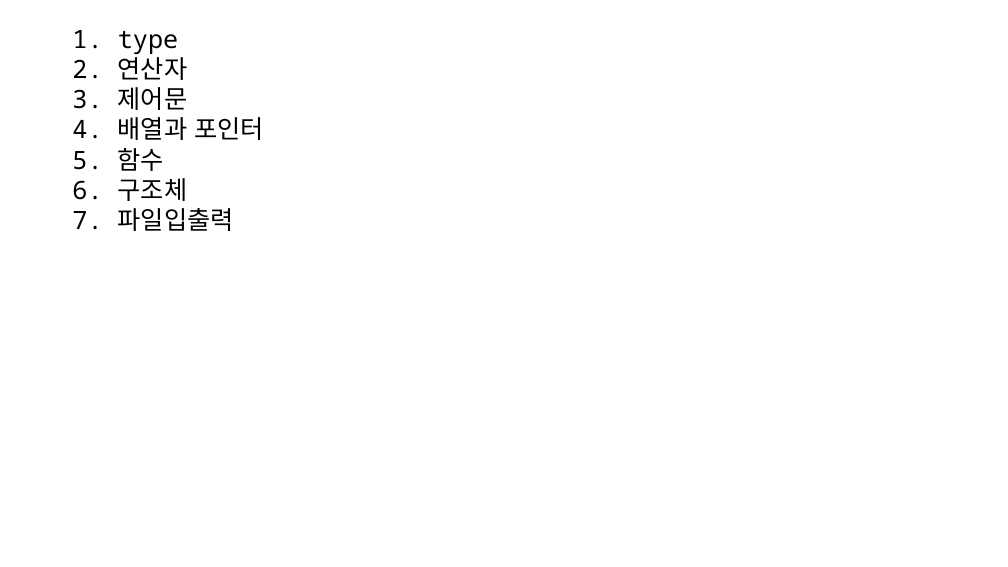
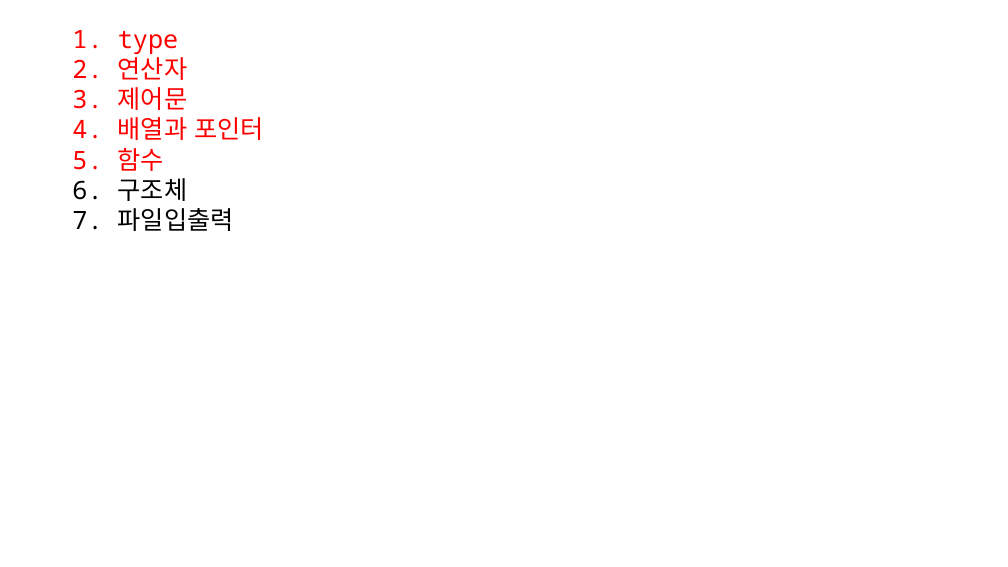
Before and after one commit to imguru-mooc/bootcamp1, a slide deck: slide 9 of 판서.pptx. Drawn at 1008x567 pixels with LibreOffice and Linux fonts; fonts in the diff are those of the drawing. Boxes give left, top, right and bottom in pixels: in the first picture for what was removed or moved away, otherwise in the second. Text is boxed around its words. In the diff, an @@ line names an element or a change of style, - is before the commit and + after.

```diff
--- a/판서.pptx
+++ b/판서.pptx
@@ text at (72,30,264,171): text colour #000000 to #FF0000 in "1. type", "2. 연산자", "3. 제어문", "4. 배열과 포인터" and 1 more places @@
```
Also in this commit, not shown: 46 slides added.
